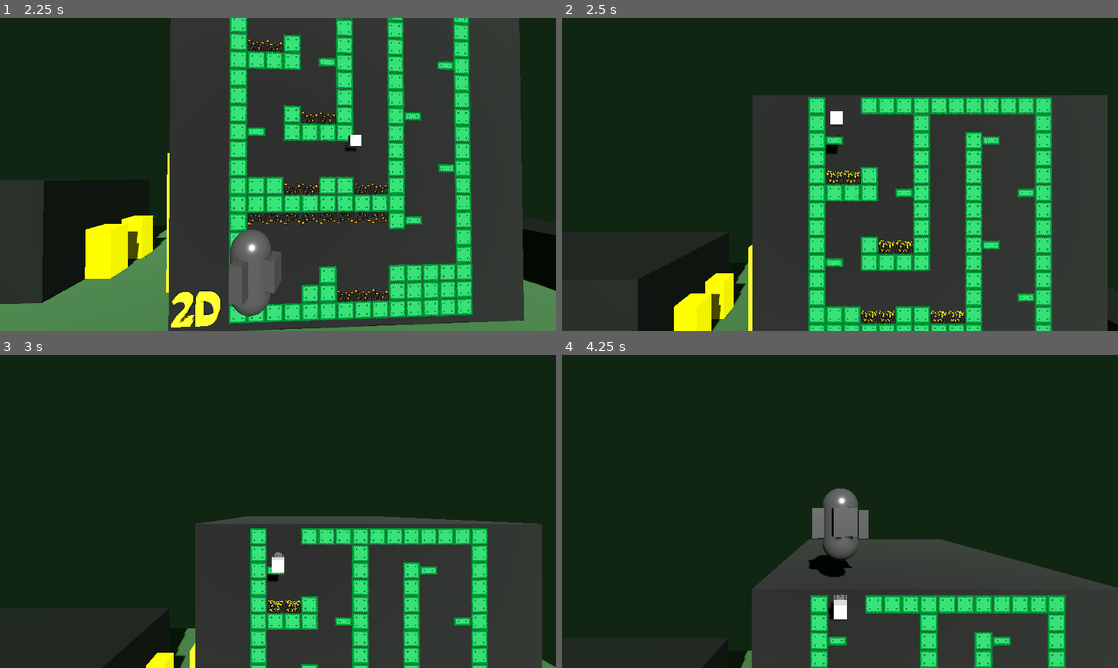
Above: before the commit, frames 1-4 (two rows, left to right).
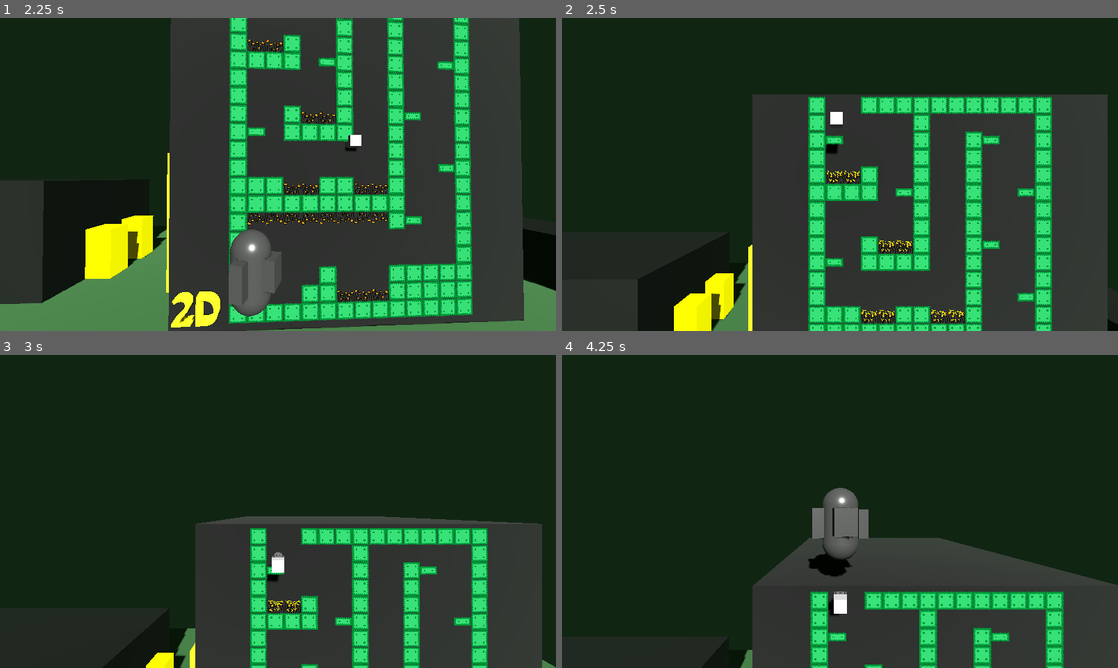
Above: after the commit, the same moments.

Repository: tutek1/DTLabs
Game: Godot game, scene res://3D/Debug/debug_3d_scene.tscn
Two runs of this game, one before a commit and one after it. Both use one fixed random seed, a clock stepped at 60 frames per second and the inputs below.
Inputs (mouse positions are in pixels of both pictures, inside the frame that each line leads up to):
- Up to frame 1 (2.25 s): move the mouse to (305, 174) at 0.52 s; hold W (forward) from 0.53 s (still down); tap Space (jump) at 0.77, 1.52 s; move the mouse to (250, 174) at 1.27 s; move the mouse to (289, 168) at 2.02 s
- Up to frame 2 (2.5 s): keep holding W (forward)
- Up to frame 3 (3 s): keep holding W (forward); move the mouse to (272, 517) at 2.77 s
- Up to frame 4 (4.25 s): keep holding W (forward); tap Space (jump) at 3.02, 3.77 s; move the mouse to (878, 514) at 3.52 s

Frame 1 is identical in both runs. In frame 2, 2.2% of the frame differs, in the area x 20-100%, y 24-100%; in frame 3, 0.1%; in frame 4, 3.5%, in the area x 32-100%, y 42-100%.

Commit message:
Lab04 base done, bonus start

Diff:
--- a/04_2DPlatformIn3D/template-done/2DPlatforming/Scripts/platforming_manager_2d.gd
+++ b/04_2DPlatformIn3D/template-done/2DPlatforming/Scripts/platforming_manager_2d.gd
@@ -16,9 +16,11 @@
 	player.scale = Vector2.ONE
 
 func turn_off() -> void:
-	process_mode = Node.PROCESS_MODE_DISABLED
 	player.scale = Vector2.ZERO
 	player.position = start_pos
+
+	await get_tree().process_frame
+	process_mode = Node.PROCESS_MODE_DISABLED
 
 func get_player2D() -> Node2D:
 	return player
--- a/04_2DPlatformIn3D/template-done/2DPlatforming/Scripts/platforming_section.gd
+++ b/04_2DPlatformIn3D/template-done/2DPlatforming/Scripts/platforming_section.gd
@@ -13,7 +13,7 @@
 
 func _ready() -> void:
 	platforming_manager.turn_off()
-	platforming_manager.platforming_complete.connect(_exit2D)
+	platforming_manager.platforming_complete.connect(_exit2D, ConnectFlags.CONNECT_DEFERRED)
 
 func _physics_process(delta):
 	_update_camera_target()
Not shown, added: 04_2DPlatformIn3D/img/PushForce.png
Not shown, changed: 04_2DPlatformIn3D/lab04.md
